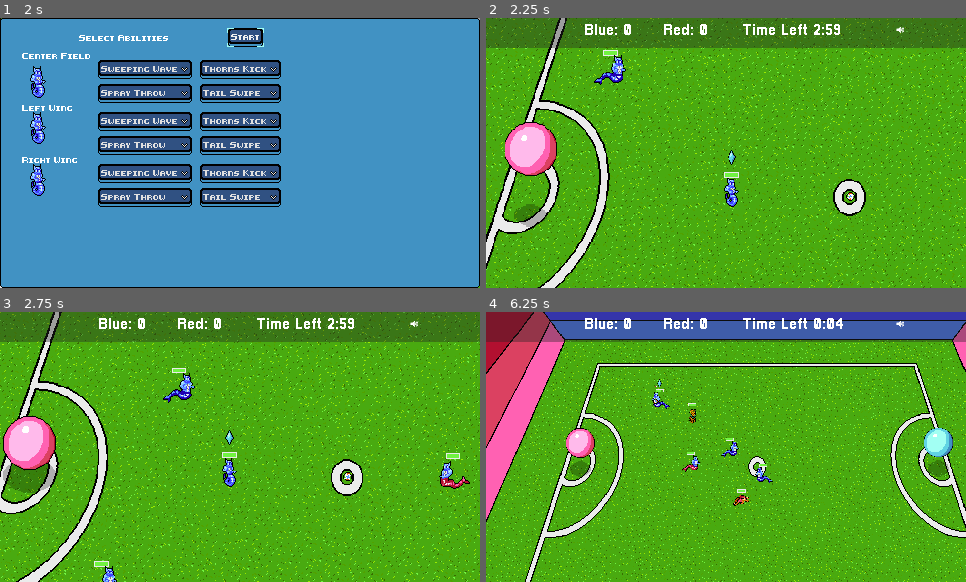
Above: before the commit, frames 1-4 (two rows, left to right).
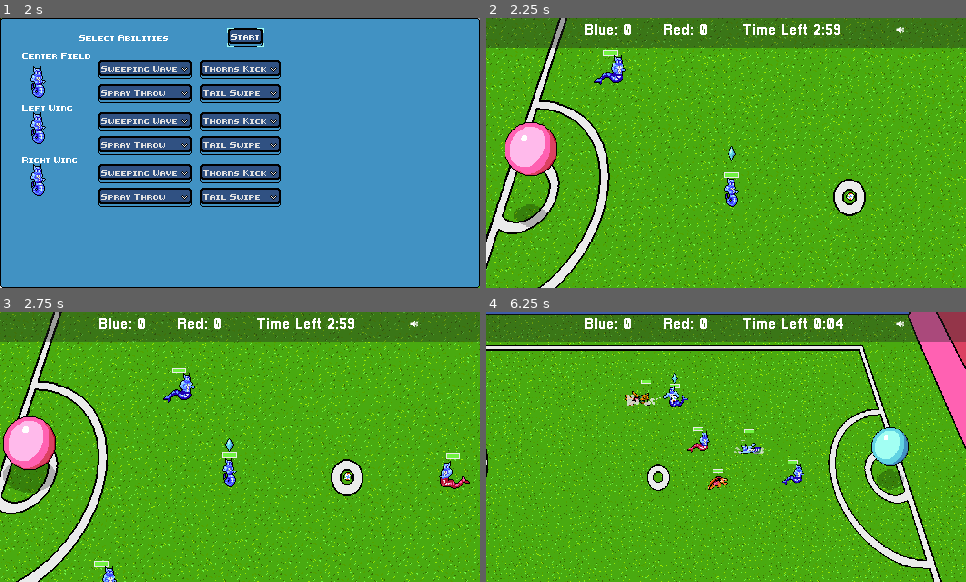
Above: after the commit, the same moments.

Repository: gamkedo-la/Elementaball
Game: Godot game, scene res://UI/StartMenu.tscn
Two runs of this game, one before a commit and one after it. Both use one fixed random seed, a clock stepped at 60 frames per second and the inputs below.
Inputs (mouse positions are in pixels of both pictures, inside the frame that each line leads up to):
- Up to frame 1 (2 s): click "New Game" at 0.5 s; click "Next" at 1.25 s
- Up to frame 2 (2.25 s): click "Start" at 2 s
- Up to frame 3 (2.75 s): no input
- Up to frame 4 (6.25 s): move the mouse to (802, 328) at 2.77 s; hold Right (ui_right) 2.78-3.53 s; hold T (time_hack) 2.78-3.53 s; move the mouse to (630, 460) at 3.52 s; hold Down (ui_down) 3.53-4.28 s; tap T (time_hack) at 3.6, 5.1 s; move the mouse to (774, 387) at 4.27 s; hold Right (ui_right) 4.28-5.03 s; hold T (time_hack) 4.28-5.03 s; move the mouse to (702, 501) at 5.02 s; hold Up (ui_up) 5.03-5.78 s; move the mouse to (870, 487) at 5.77 s; hold Left (ui_left) from 5.78 s (still down); hold T (time_hack) from 5.78 s (still down)

Frame 1 is identical in both runs. In frame 2, less than 0.1% of the frame differs, in the area x 50-53%, y 47-55%; in frame 3, less than 0.1%; in frame 4, 39%, in the area x 0-100%, y 0-100%.

Commit message:
Player team AI now tackles

Diff:
--- a/Node2D.tscn
+++ b/Node2D.tscn
@@ -440,7 +440,7 @@
 
 [node name="AnimatedSprite" parent="Player/Health Bar" index="1"]
 visible = true
-frame = 5
+frame = 3
 
 [node name="AnimationTree" parent="Player" index="1"]
 parameters/playback = SubResource( 60 )
@@ -457,7 +457,7 @@
 starting_stats = ExtResource( 10 )
 
 [node name="AnimatedSprite" parent="Player2/Health Bar" index="1"]
-frame = 5
+frame = 3
 
 [node name="AnimationTree" parent="Player2" index="1"]
 parameters/playback = SubResource( 61 )
@@ -472,7 +472,7 @@
 starting_stats = ExtResource( 10 )
 
 [node name="AnimatedSprite" parent="Player3/Health Bar" index="1"]
-frame = 5
+frame = 3
 
 [node name="AnimationTree" parent="Player3" index="1"]
 parameters/playback = SubResource( 62 )
@@ -485,7 +485,6 @@
 z_index = 3
 frames = SubResource( 75 )
 animation = "plant ball"
-frame = 1
 playing = true
 script = ExtResource( 16 )
 
@@ -577,7 +576,7 @@
 
 [node name="AnimatedSprite" parent="Enemy/Health Bar" index="1"]
 position = Vector2( 7.8787, -8.25085 )
-frame = 3
+frame = 1
 
 [node name="AnimationTree" parent="Enemy" index="5"]
 parameters/playback = SubResource( 76 )
@@ -602,7 +601,7 @@
 margin_bottom = -21.0
 
 [node name="AnimatedSprite" parent="Enemy3/Health Bar" index="1"]
-frame = 3
+frame = 1
 
 [node name="AnimationTree" parent="Enemy3" index="5"]
 parameters/playback = SubResource( 77 )
@@ -624,7 +623,7 @@
 margin_bottom = -21.0
 
 [node name="AnimatedSprite" parent="Enemy2/Health Bar" index="1"]
-frame = 3
+frame = 1
 
 [node name="EnemyCollider" parent="Enemy2" index="3"]
 rotation = 1.52987
@@ -1028,6 +1027,12 @@
 pause_mode = 2
 script = ExtResource( 40 )
 
+[connection signal="body_entered" from="Player/InterceptArea" to="Player" method="_on_InterceptArea_body_entered"]
+[connection signal="body_exited" from="Player/InterceptArea" to="Player" method="_on_InterceptArea_body_exited"]
+[connection signal="body_entered" from="Player2/InterceptArea" to="Player2" method="_on_InterceptArea_body_entered"]
+[connection signal="body_exited" from="Player2/InterceptArea" to="Player2" method="_on_InterceptArea_body_exited"]
+[connection signal="body_entered" from="Player3/InterceptArea" to="Player3" method="_on_InterceptArea_body_entered"]
+[connection signal="body_exited" from="Player3/InterceptArea" to="Player3" method="_on_InterceptArea_body_exited"]
 [connection signal="about_to_show" from="Popup" to="Popup" method="_on_Popup_about_to_show"]
 [connection signal="popup_hide" from="Popup" to="Popup" method="_on_Popup_popup_hide"]
 [connection signal="id_pressed" from="Popup/KickMenu" to="Ball" method="_on_KickMenu_id_pressed"]
